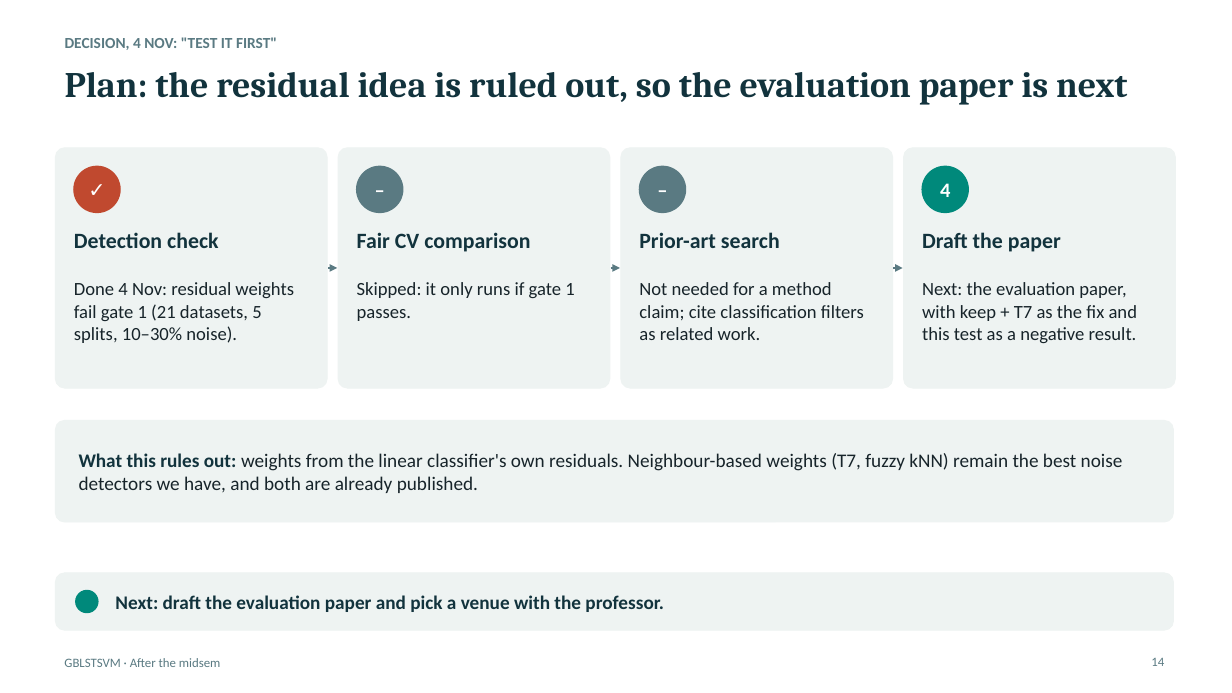
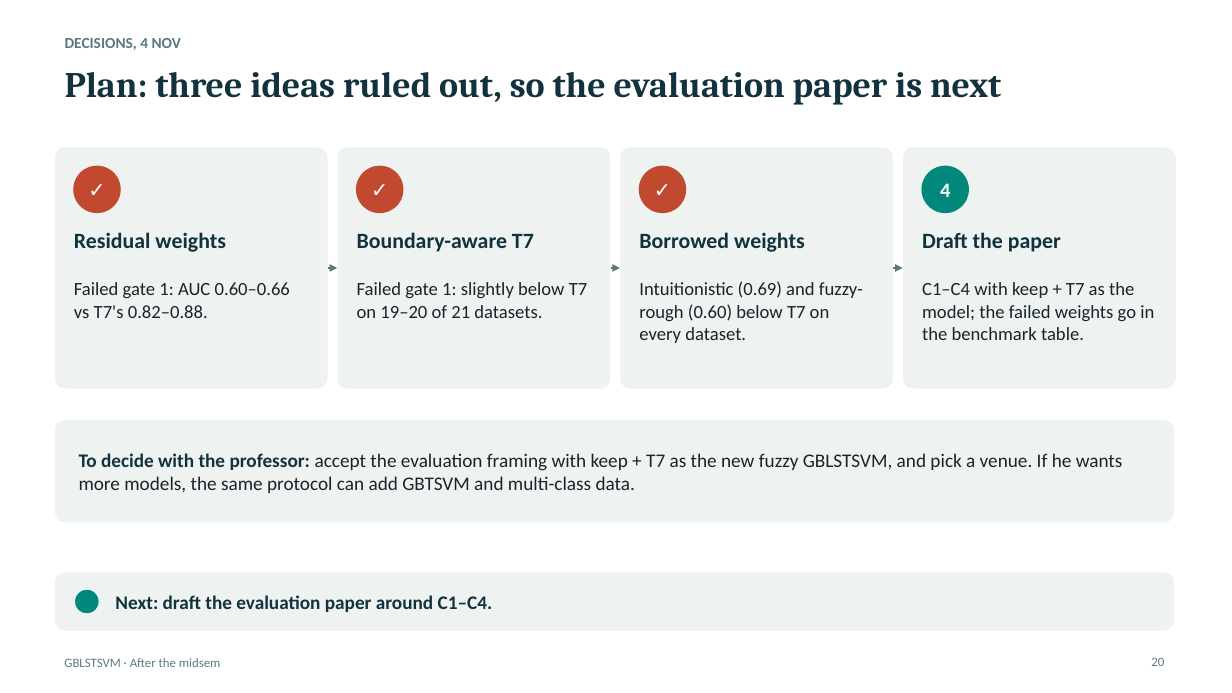
Before and after one commit to Jayagna/GBLSTSVM, a slide deck: slide 20 of reports/post_midsem/post_midsem.pptx (slide 14 before the commit). Drawn at 1232x693 pixels with LibreOffice and Linux fonts; fonts in the diff are those of the drawing. Boxes give left, top, right and bottom in pixels: in the first picture for what was removed or moved away, otherwise in the second. Text is boxed around its words. In the diff, an @@ line names an element or a change of style, - is before the commit and + after.

```diff
--- a/reports/post_midsem/post_midsem.pptx
+++ b/reports/post_midsem/post_midsem.pptx
@@ text at (65, 38, 181, 50): text changed @@
-DECISION, 4 NOV: "TEST IT FIRST"
+DECISIONS, 4 NOV
@@ title at (65, 72, 1001, 105): text changed @@
-Plan: the residual idea is ruled out, so the evaluation paper is next
+Plan: three ideas ruled out, so the evaluation paper is next
@@ text at (357, 166, 403, 213): text changed @@
-–
+✓
@@ ellipse at (357, 166, 403, 213): fill #5A7A82 to #C0492F; outline #5A7A82 1 pt to #C0492F 1 pt @@
@@ text at (640, 166, 686, 213): text changed @@
-–
+✓
@@ ellipse at (640, 166, 686, 213): fill #5A7A82 to #C0492F; outline #5A7A82 1 pt to #C0492F 1 pt @@
@@ text at (74, 232, 226, 252): text changed @@
-Detection check
+Residual weights
@@ text at (357, 232, 534, 252): text changed @@
-Fair CV comparison
+Boundary-aware T7
@@ text at (639, 232, 805, 252): text changed @@
-Prior-art search
+Borrowed weights
@@ text at (74, 282, 290, 318): text changed @@
-Done 4 Nov: residual weights fail gate 1 (21 datasets, 5 splits, 10–30% noise).
+Failed gate 1: AUC 0.60–0.66 vs T7's 0.82–0.88.
@@ text at (357, 282, 588, 318): text changed @@
-Skipped: it only runs if gate 1 passes.
+Failed gate 1: slightly below T7 on 19–20 of 21 datasets.
@@ text at (639, 281, 863, 343): text changed @@
-Not needed for a method claim; cite classification filters as related work.
+Intuitionistic (0.69) and fuzzy-rough (0.60) below T7 on every dataset.
@@ text at (922, 282, 1154, 340): text changed @@
-Next: the evaluation paper, with keep + T7 as the fix and this test as a negative result.
+C1–C4 with keep + T7 as the model; the failed weights go in the benchmark table.
@@ text at (79, 453, 1123, 493): text changed @@
-What this rules out: weights from the linear classifier's own residuals. Neighbour-based weights (T7, fuzzy kNN) remain the best noise detectors we have, and both are already published.
+To decide with the professor: accept the evaluation framing with keep + T7 as the new fuzzy GBLSTSVM, and pick a venue. If he wants more models, the same protocol can add GBTSVM and multi-class data.
@@ text at (115, 595, 493, 612): text changed @@
-Next: draft the evaluation paper and pick a venue with the professor.
+Next: draft the evaluation paper around C1–C4.
@@ page number at (1151, 657, 1164, 666): text changed @@
-14
+20
```
Also in this commit, not shown: 1 other slide changed, 6 slides added, 6 other files.
